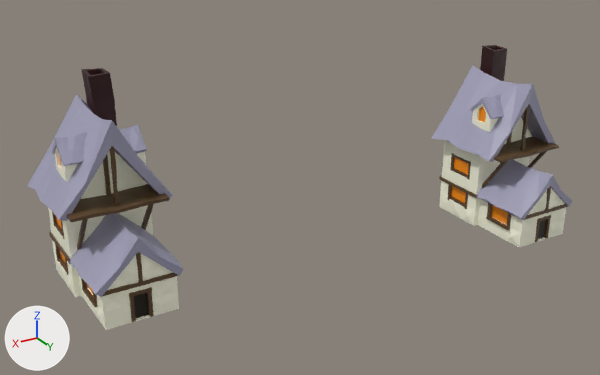
The Blender file src/city.blend: old version first, new version second.
The view is the same before and after, from a 50 mm camera at (4.17, 4.21, 2.66) aimed at (1.66, 0.03, 0.57). Lighting does not change. The marker at lower left points along +X, +Y and +Z.

Names of what the first picture shows: 'Chimney', 'Combined', 'LargeFraming', 'LargeHouse', 'LargeRoof', 'SmallFraming', 'SmallHouse', 'SmallRoof'.
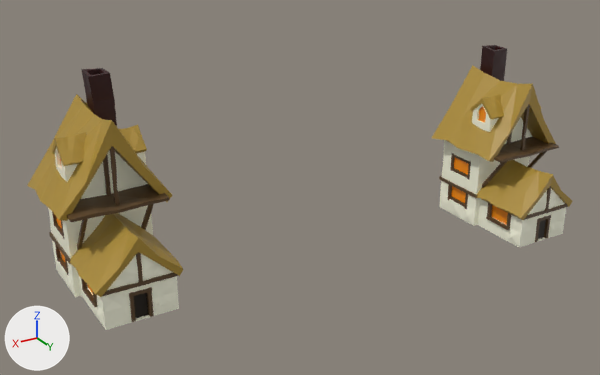
Scene script edits in JSON lines:
```json
{"op": "set", "path": "mat_roofmat.base_color", "old": "(0.352, 0.342, 0.468)", "new": "(0.418, 0.266, 0.0356)", "note": "grey #a09eb6 -> yellow #ad8d35"}
```

Where the change shows, as pixel boxes (x1, y1, x2, y2) in the pictures (600 x 375 px):
```json
{"object": "Combined", "change": "recoloured", "before": [432, 65, 572, 223], "after": [432, 65, 572, 223], "on screen": "grey to yellow"}
{"object": "LargeRoof", "change": "recoloured", "before": [27, 94, 172, 221], "after": [27, 94, 172, 221], "on screen": "grey to yellow"}
{"object": "SmallRoof", "change": "recoloured", "before": [68, 213, 183, 297], "after": [68, 213, 183, 297], "on screen": "grey to yellow"}
```
